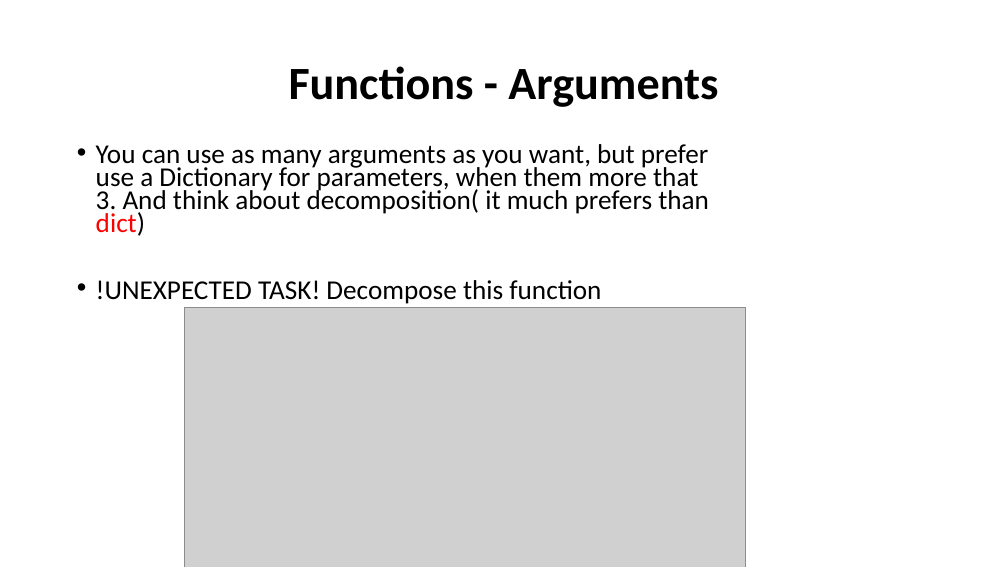
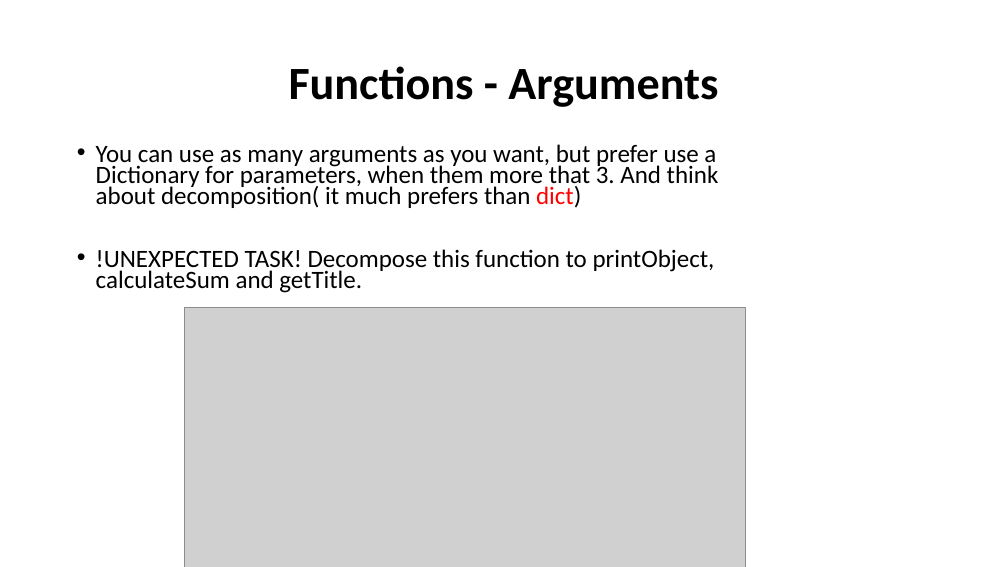
Before and after one commit to WonderLuc/brother-bootcamp, a slide deck: slide 42 of python 101/python_101.pptx (slide 40 before the commit). Drawn at 1008x567 pixels with LibreOffice and Linux fonts; fonts in the diff are those of the drawing; grey boxes stand for pictures; background and template pictures are left out. Boxes give left, top, right and bottom in pixels: in the first picture for what was removed or moved away, otherwise in the second. Text is boxed around its words. In the diff, an @@ line names an element or a change of style, - is before the commit and + after.

Commit message:
feat: add dict base section

```diff
--- a/python 101/python_101.pptx
+++ b/python 101/python_101.pptx
@@ text at bbox=[96, 144, 719, 208]: size 25.9 to 23.8 pt in "You can use as many arguments as ..." @@
@@ text at bbox=[96, 249, 715, 293]: text changed; size 25.9 to 23.8 pt @@
-• !UNEXPECTED TASK! Decompose this function
+• !UNEXPECTED TASK! Decompose this function to printObject, calculateSum and getTitle.
```
Also in this commit, not shown: 1 other slide changed, 3 slides added, 1 slide removed, 3 other files.
